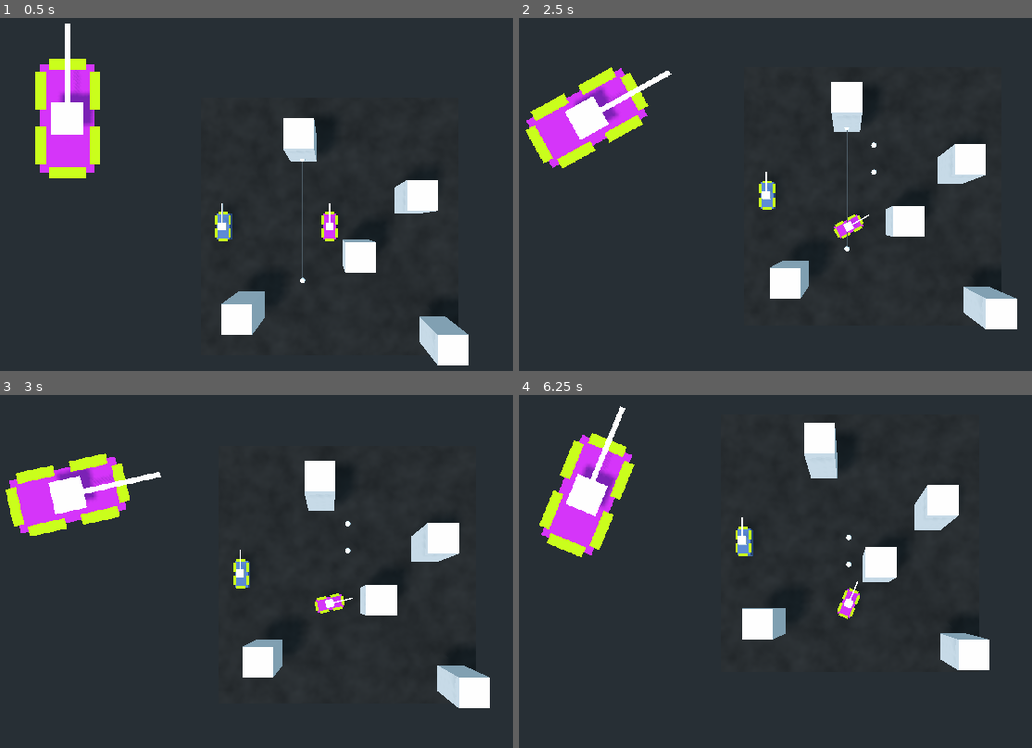
Above: before the commit, frames 1-4 (two rows, left to right).
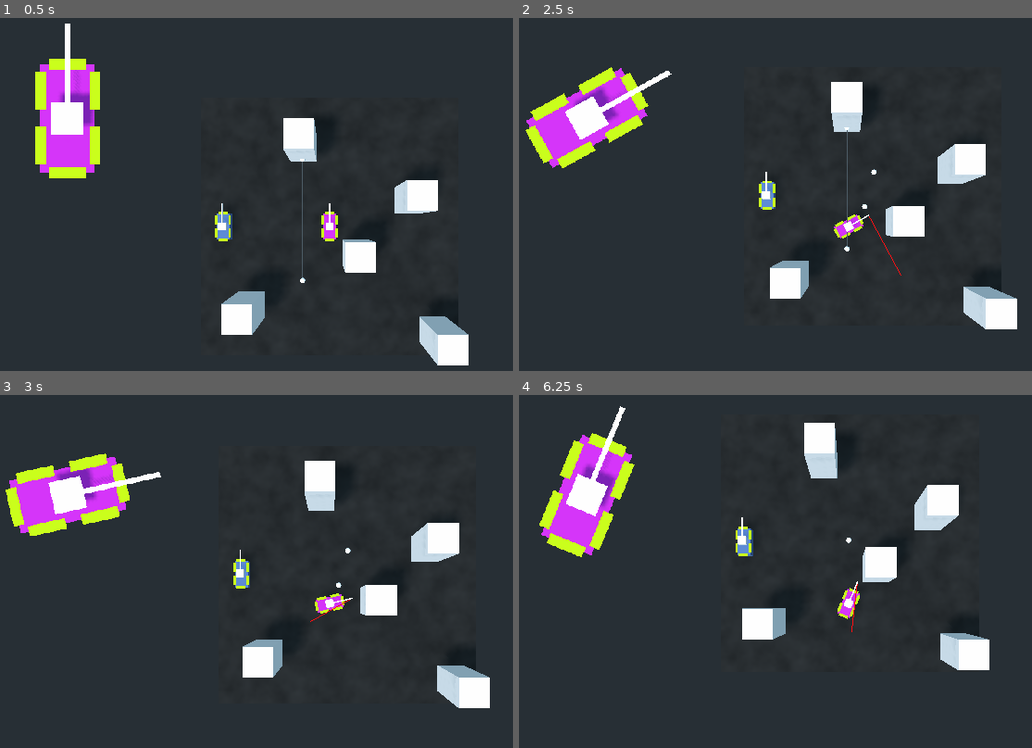
Above: after the commit, the same moments.

Repository: tastytentacles/ToppieTanks
Game: Godot game, scene res://TestBed.tscn
Same seed, same stepped clock (60 frames per second), same inputs: the game is played once before the commit and once after it.
Inputs:
- Up to frame 1 (0.5 s): no input
- Up to frame 2 (2.5 s): tap Enter at 0.5 s; hold D (game_right) 0.53-1.28 s; hold Space (game_fire) 0.53-1.28 s; hold S (game_back) 1.28-2.03 s; tap Space (game_fire) at 1.35 s; hold D (game_right) from 2.03 s (still down); hold Space (game_fire) from 2.03 s (still down)
- Up to frame 3 (3 s): release D (game_right) at 2.78 s; release Space (game_fire) at 2.78 s; hold W (game_forward) from 2.78 s (still down); tap Space (game_fire) at 2.85 s
- Up to frame 4 (6.25 s): release W (game_forward) at 3.53 s; hold Space (game_fire) 3.53-4.28 s; hold A (game_left) 3.53-5.03 s; tap Space (game_fire) at 4.35, 5.85 s; hold S (game_back) 5.03-5.78 s; hold Space (game_fire) 5.03-5.78 s; hold D (game_right) from 5.78 s (still down)

Frame 1 is identical in both runs. In frame 2, less than 0.1% of the frame differs, in the area x 66-75%, y 35-73%; in frame 3, less than 0.1%; in frame 4, less than 0.1%, in the area x 63-67%, y 39-68%.

Commit message:
broken laser

Diff:
--- a/obj/basic_shot.tscn
+++ b/obj/basic_shot.tscn
@@ -24,6 +24,5 @@
 material/0 = null
 
 [node name="stop" type="MeshInstance" parent="."]
-transform = Transform( 1, 0, 0, 0, 1, 0, 0, 0, 1, 0, 0, -1 )
 mesh = SubResource( 2 )
 material/0 = null
--- a/obj/player_tank.tscn
+++ b/obj/player_tank.tscn
@@ -1,7 +1,8 @@
-[gd_scene load_steps=5 format=2]
+[gd_scene load_steps=7 format=2]
 
 [ext_resource path="res://obj/tank.tscn" type="PackedScene" id=1]
 [ext_resource path="res://src/player_tank.gd" type="Script" id=2]
+[ext_resource path="res://src/utils/do_laser.gd" type="Script" id=3]
 
 [sub_resource type="SpatialMaterial" id=1]
 albedo_color = Color( 0.756863, 0.137255, 0.768627, 1 )
@@ -9,6 +10,14 @@
 [sub_resource type="CubeMesh" id=2]
 material = SubResource( 1 )
 size = Vector3( 0.5, 0.3, 1 )
+
+[sub_resource type="SpatialMaterial" id=3]
+albedo_color = Color( 0.411765, 0, 0, 1 )
+emission_enabled = true
+emission = Color( 1, 0, 0, 1 )
+emission_energy = 1.0
+emission_operator = 0
+emission_on_uv2 = false
 
 [node name="tank" instance=ExtResource( 1 )]
 script = ExtResource( 2 )
@@ -22,6 +31,16 @@
 
 [node name="turret_barrel" parent="turret" index="1"]
 layers = 2
+
+[node name="muzzle" parent="turret" index="2"]
+script = ExtResource( 3 )
+
+[node name="ray" type="RayCast" parent="turret/muzzle" index="0"]
+enabled = true
+cast_to = Vector3( 0, 0, -10 )
+
+[node name="line" type="ImmediateGeometry" parent="turret/muzzle" index="1"]
+material_override = SubResource( 3 )
 
 [node name="mesh" parent="armor_plate" index="1"]
 layers = 2
--- a/src/basic_shot_brain.gd
+++ b/src/basic_shot_brain.gd
@@ -1,4 +1,8 @@
 extends RayCast
+
+export var damage = 25
+
+onready var line = $line
 
 var hit = false
 var ticker = 0.0
@@ -12,13 +16,19 @@
 
 			var hit_point = transform.xform_inv(get_collision_point())
 
-			$line.clear()
-			$line.begin(Mesh.PRIMITIVE_LINES)
-			$line.add_vertex(Vector3.ZERO)
-			$line.add_vertex(hit_point)
-			$line.end()
+			line.clear()
+			line.begin(Mesh.PRIMITIVE_LINES)
+			line.add_vertex(Vector3.ZERO)
+			line.add_vertex(hit_point)
+			line.end()
 
 			$stop.translation = hit_point
+
+			var hit_obj = get_collider()
+
+			print(hit_obj.name)
+			if (hit_obj is ArmorPlate):
+				hit_obj.damage(damage)
 
 		hit = true
 
--- a/src/player_tank.gd
+++ b/src/player_tank.gd
@@ -1,20 +1,8 @@
 extends "res://src/tank_brain.gd"
 
-# var tick = 0.0
+
 
 func _process(delta):
-	# if self.muzzle_clear:
-	# 	print("trace")
-
-	# tick += delta
-	# if tick > 2:
-	# 	# for n in get_children():
-	# 	# 	if n is ArmorPlate:
-	# 	# 		n.damage(10)
-	# 	$armor_plate.damage(10)
-
-	# 	tick = 0.0
-
 	if Input.get_action_strength("game_forward") > 0:
 		forward_speed += speed * delta
 
--- a/src/tank_brain.gd
+++ b/src/tank_brain.gd
@@ -9,7 +9,7 @@
 var forward_speed = 0.0
 var forward_angle = Vector3(0, 0, -1)
 var turret_angle = Vector3(0, 0, -1)
-var reload_time = 5
+var reload_time = 1
 var reload_timer = 0
 
 var muzzle_clear = false setget , _check_muzzle
--- /dev/null
+++ b/src/utils/do_laser.gd
@@ -0,0 +1,15 @@
+extends Spatial
+
+
+
+onready var line = $line
+onready var ray = $ray
+
+func _process(_delta):
+	line.clear()
+
+	if ray.is_colliding():
+		line.begin(Mesh.PRIMITIVE_LINES)
+		line.add_vertex(Vector3.ZERO)
+		line.add_vertex(transform.xform_inv(ray.get_collision_point()))
+		line.end()
